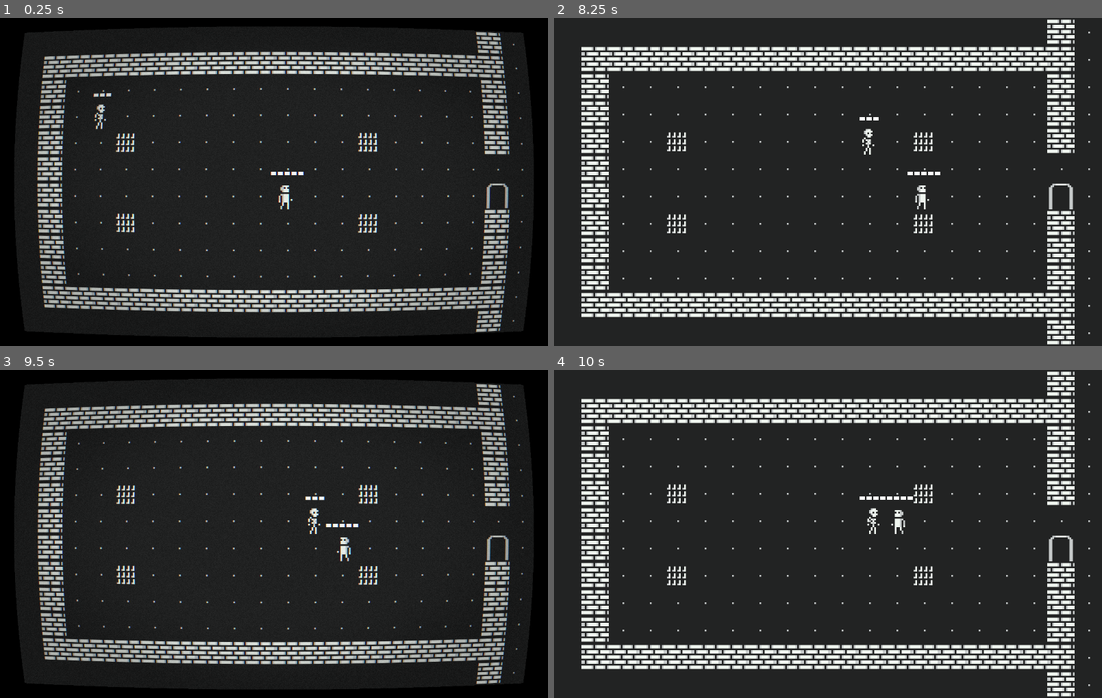
Above: before the commit, frames 1-4 (two rows, left to right).
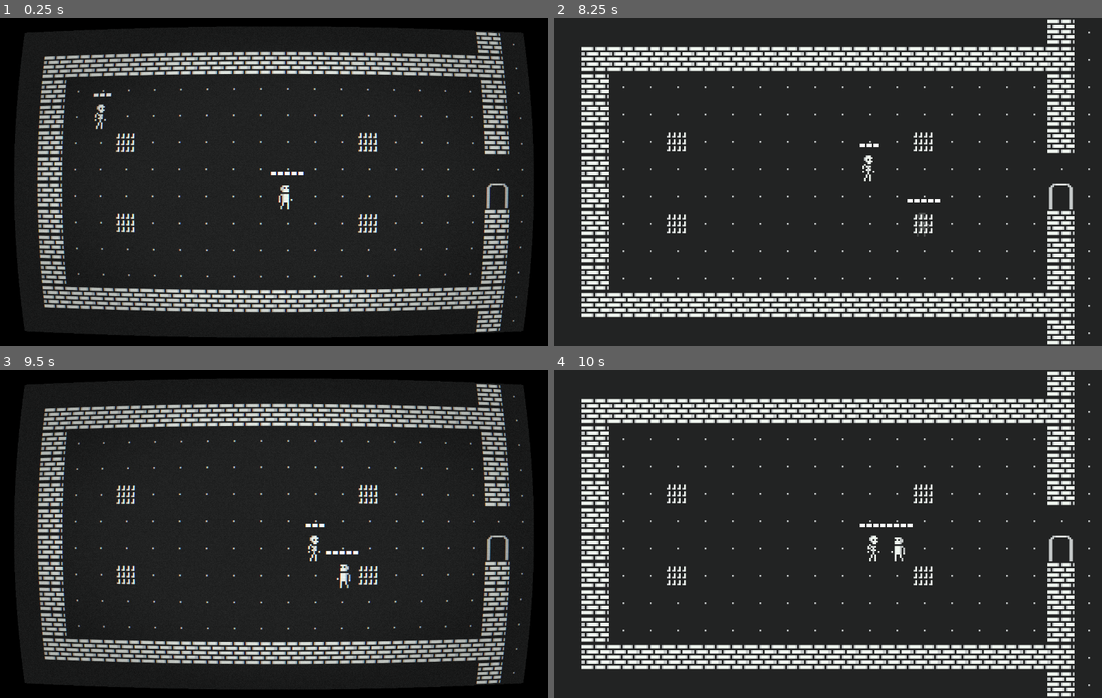
Above: after the commit, the same moments.

Repository: LunchBoxValley/lenders_quest
Game: Godot game, scene res://scenes/main.tscn
Two runs of this game, one before a commit and one after it. Both use one fixed random seed, a clock stepped at 60 frames per second and the inputs below.
Inputs:
- Up to frame 1 (0.25 s): no input
- Up to frame 2 (8.25 s): hold Right (ui_right) 0.53-1.28 s; hold C (toggle_crt) 0.53-1.28 s; tap Enter at 1.25, 2.75, 4.25 s; hold Down (ui_down) 1.28-2.03 s; tap C (toggle_crt) every 1.5 s from 1.35 to 7.35 s; tap Space at 2, 3.5, 5 s; hold Right (ui_right) 2.03-2.78 s; hold C (toggle_crt) 2.03-2.78 s; hold Up (ui_up) 2.78-3.53 s; hold C (toggle_crt) 3.53-4.28 s; hold Left (ui_left) 3.53-5.03 s; hold Down (ui_down) 5.03-5.78 s; hold C (toggle_crt) 5.03-5.78 s; hold Right (ui_right) 5.78-6.53 s; hold Up (ui_up) 6.53-7.28 s; hold C (toggle_crt) 6.53-7.28 s; hold Right (ui_right) 7.28-8.03 s; hold Down (ui_down) from 8.03 s (still down); hold C (toggle_crt) from 8.03 s (still down)
- Up to frame 3 (9.5 s): release Down (ui_down) at 8.78 s; release C (toggle_crt) at 8.78 s; hold Left (ui_left) from 8.78 s (still down); tap C (toggle_crt) at 8.85 s
- Up to frame 4 (10 s): release Left (ui_left) at 9.53 s; hold Up (ui_up) from 9.53 s (still down); hold C (toggle_crt) from 9.53 s (still down)

The runs differ from the first frame. In frame 1, less than 0.1% of the frame differs, in the area x 7-93%, y 11-90%; in frame 2, 0.4%; in frame 3, 0.6%, in the area x 11-93%, y 6-86%; in frame 4, 0.5%.

Commit message:
working on shader for crt
crt

Diff:
--- a/scenes/main.gdshader
+++ b/scenes/main.gdshader
@@ -2,24 +2,62 @@
 
 uniform sampler2D SCREEN_TEXTURE : hint_screen_texture, filter_nearest;
 
-uniform float scanline_strength : hint_range(0.0, 1.0) = 0.25;
+// ----------------------------
+// Scanlines
+// ----------------------------
+uniform float scanline_strength : hint_range(0.0, 1.0) = 0.55;
 uniform float scanline_density  : hint_range(100.0, 1200.0) = 450.0;
+uniform float scanline_thickness : hint_range(0.05, 2.0) = 0.85;
+uniform float scanline_offset    : hint_range(0.0, 1.0) = 0.2;
+
+// Subtle drift (CRT "breathing")
+uniform float scanline_drift_speed  : hint_range(0.0, 0.20) = 0.015;
+uniform float scanline_drift_amount : hint_range(0.0, 0.20) = 0.03;
+
+// Optional vertical grille
+uniform float grille_strength : hint_range(0.0, 1.0) = 0.10;
+uniform float grille_density  : hint_range(100.0, 2400.0) = 900.0;
+
+// ----------------------------
+// Phosphor persistence (fake ghosting)
+// ----------------------------
+uniform float phosphor_strength : hint_range(0.0, 1.0) = 0.09;
+uniform float phosphor_offset_px : hint_range(0.0, 3.0) = 1.95;
+uniform float phosphor_soften : hint_range(0.0, 1.0) = 0.55;
+uniform vec2 phosphor_dir = vec2(-1.0, 0.8);
+
+// ----------------------------
+// Extra retro juice (no color change)
+// ----------------------------
+// Edge-only extra soften (blurrier corners/edges like real CRT glass)
+uniform float edge_soften_strength : hint_range(0.0, 1.0) = 0.18;
+uniform float edge_soften_radius_px : hint_range(0.0, 2.0) = 1.0;
+uniform float edge_soften_start : hint_range(0.0, 1.0) = 0.25; // where edge blur begins
+uniform float edge_soften_end   : hint_range(0.0, 2.0) = 1.10; // where edge blur maxes out
+
+// Tiny brightness flicker (not strobe)
+uniform float flicker_strength : hint_range(0.0, 0.10) = 0.015;
+uniform float flicker_speed    : hint_range(0.0, 5.0) = 1.70;
+
+// Very faint interlace hint
+uniform float interlace_strength : hint_range(0.0, 0.10) = 0.02;
+
+// Lock scanline/grille/noise to pixel grid to avoid “crawling”
+uniform bool lock_patterns_to_pixels = true;
 
 uniform float vignette_strength : hint_range(0.0, 1.0) = 0.25;
-
 uniform float noise_strength    : hint_range(0.0, 1.0) = 0.05;
-
 uniform float chroma_strength   : hint_range(0.0, 3.0) = 0.6;
 
 // Gentle curvature
 uniform float curvature_strength : hint_range(0.0, 0.55) = 0.06;
 
-// Bloom-like softening
+// Bloom-like softening (overall)
 uniform float soften_strength : hint_range(0.0, 1.0) = 0.20;
 uniform float soften_radius_px : hint_range(0.0, 2.0) = 1.0;
 
 // Rare glitch
-uniform float glitch_probability_per_second : hint_range(0.0, 0.1) = 0.022; // ~1 per 45s avg
+uniform float glitch_probability_per_second : hint_range(0.0, 0.1) = 0.022;
 uniform float glitch_duration : hint_range(0.05, 0.5) = 0.18;
 uniform float glitch_strength : hint_range(0.0, 1.0) = 0.55;
 
@@ -56,23 +94,50 @@
 }
 
 float inside01(vec2 uv) {
-	// 1.0 if inside [0,1], else 0.0
 	float ix = step(0.0, uv.x) * step(uv.x, 1.0);
 	float iy = step(0.0, uv.y) * step(uv.y, 1.0);
 	return ix * iy;
 }
 
+float scanline_mask(vec2 uv, float density, float thickness) {
+	float drift = sin(TIME * 6.28318 * scanline_drift_speed) * scanline_drift_amount;
+
+	float y = uv.y * density + scanline_offset + drift;
+	float f = fract(y);
+
+	float band = smoothstep(0.0, 0.12 / max(0.001, thickness), f);
+	float inv_band = 1.0 - band;
+
+	return 1.0 - 0.18 * inv_band;
+}
+
+float grille_mask(vec2 uv, float density) {
+	float x = uv.x * density;
+	float f = fract(x);
+	float stripe = 1.0 - smoothstep(0.0, 0.08, f) * (1.0 - smoothstep(0.30, 0.38, f));
+	return mix(1.0, 0.96, stripe);
+}
+
+float luma(vec3 c) {
+	return dot(c, vec3(0.299, 0.587, 0.114));
+}
+
 void fragment() {
 	vec2 uv = SCREEN_UV;
 
 	// Curvature
 	uv = barrel_distort(uv, curvature_strength);
 
-	// Mask for out-of-bounds after curvature
 	float inside = inside01(uv);
-
-	// Clamp for safe sampling (outside gets masked to black)
 	vec2 uvc = clamp(uv, vec2(0.0), vec2(1.0));
+
+	// Pixel size + pattern-locked UV (prevents scanline/grille crawl)
+	vec2 tex_sz = vec2(textureSize(SCREEN_TEXTURE, 0));
+	vec2 px = 1.0 / tex_sz;
+	vec2 uv_pat = uvc;
+	if (lock_patterns_to_pixels) {
+		uv_pat = (floor(uvc * tex_sz) + vec2(0.5)) * px;
+	}
 
 	// Rare glitch trigger
 	float sec = floor(TIME);
@@ -84,8 +149,8 @@
 	float pulse_out = 1.0 - smoothstep(glitch_duration, glitch_duration + 0.04, t);
 	float glitch = glitch_on * pulse_in * pulse_out * glitch_strength;
 
-	// Glitch: horizontal band jitter + slight chroma boost
 	vec2 uv_gl = uvc;
+
 	if (glitch > 0.001) {
 		float band = floor(uv_gl.y * 24.0);
 		float band_r = hash12(vec2(band, sec));
@@ -102,28 +167,75 @@
 	float chroma = chroma_strength + (glitch * 1.2);
 	vec3 col = sample_rgb(uv_gl, chroma);
 
-	// Bloom-like softening
+	// Overall soften
 	if (soften_strength > 0.001 && soften_radius_px > 0.0) {
 		vec3 blur = soften(uv_gl, soften_radius_px);
 		col = mix(col, blur, soften_strength);
 	}
 
-	// Scanlines
-	float s = sin(uv_gl.y * scanline_density * 3.14159);
-	float scan = mix(1.0, 0.85 + 0.15 * s, scanline_strength);
-	col *= scan;
+	// Edge-only extra soften (CRT glass)
+	if (edge_soften_strength > 0.001 && edge_soften_radius_px > 0.0) {
+		vec2 pp = uv_gl * 2.0 - 1.0;
+		float edge = smoothstep(edge_soften_start, edge_soften_end, dot(pp, pp));
+		vec3 eblur = soften(uv_gl, edge_soften_radius_px);
+		col = mix(col, eblur, edge_soften_strength * edge);
+	}
+
+	// Phosphor persistence (fake ghosting)
+	if (phosphor_strength > 0.001 && phosphor_offset_px > 0.0) {
+		vec2 dir = phosphor_dir;
+		float dl = max(0.0001, length(dir));
+		dir /= dl;
+
+		vec2 off_uv = dir * (phosphor_offset_px * px);
+
+		vec3 g0 = sample_rgb(clamp(uv_gl + off_uv, vec2(0.0), vec2(1.0)), chroma * 0.5);
+		vec3 g1 = sample_rgb(clamp(uv_gl + off_uv + vec2(px.x, 0.0), vec2(0.0), vec2(1.0)), 0.0);
+		vec3 g2 = sample_rgb(clamp(uv_gl + off_uv - vec2(px.x, 0.0), vec2(0.0), vec2(1.0)), 0.0);
+
+		vec3 ghost = mix(g0, (g0 + g1 + g2) / 3.0, phosphor_soften);
+
+		float w = luma(col);
+		col = mix(col, max(col, ghost), phosphor_strength * w);
+	}
+
+	// Scanlines (pattern-locked UV)
+	float sl = scanline_mask(uv_pat, scanline_density, scanline_thickness);
+	col *= mix(1.0, sl, scanline_strength);
+
+	// Grille (pattern-locked UV)
+	if (grille_strength > 0.001) {
+		float gm = grille_mask(uv_pat, grille_density);
+		col *= mix(1.0, gm, grille_strength);
+	}
+
+	// Interlace hint (tiny)
+	if (interlace_strength > 0.001) {
+		float frame = floor(TIME * 60.0);
+		float parity = mod(frame, 2.0);
+		float row = mod(floor(uv_pat.y * tex_sz.y), 2.0);
+		float match = 1.0 - abs(row - parity); // 1 when same parity, 0 otherwise
+		float inter = 1.0 - interlace_strength * (1.0 - match);
+		col *= inter;
+	}
+
+	// Tiny brightness flicker (no color shift)
+	if (flicker_strength > 0.001) {
+		float flick = 1.0 + flicker_strength * sin(TIME * flicker_speed);
+		col *= flick;
+	}
 
 	// Vignette
 	vec2 p = uv_gl * 2.0 - 1.0;
 	float v = 1.0 - vignette_strength * smoothstep(0.2, 1.1, dot(p, p));
 	col *= v;
 
-	// Noise (stronger during glitch)
-	float n = hash12(uv_gl * (TIME * 60.0));
+	// Noise (pattern-locked UV; stronger during glitch)
+	float n = hash12(uv_pat * (TIME * 60.0));
 	float ns = noise_strength + glitch * 0.08;
 	col += (n - 0.5) * ns;
 
-	// Apply curvature mask: outside becomes black
+	// Apply curvature mask
 	col *= inside;
 
 	COLOR = vec4(col, 1.0);
--- a/scenes/main.tscn
+++ b/scenes/main.tscn
@@ -14,7 +14,8 @@
 0:0/0/custom_data_0 = true
 2:0/0 = 0
 3:0/0 = 0
-3:0/0/custom_data_0 = true
+3:0/0/custom_data_2 = true
+3:0/0/custom_data_3 = 1
 1:0/0 = 0
 1:1/0 = 0
 1:1/0/custom_data_1 = true
@@ -27,12 +28,34 @@
 custom_data_layer_0/type = 1
 custom_data_layer_1/name = "door"
 custom_data_layer_1/type = 1
+custom_data_layer_2/name = "hazard"
+custom_data_layer_2/type = 1
+custom_data_layer_3/name = "hazard_damage"
+custom_data_layer_3/type = 2
 sources/0 = SubResource("TileSetAtlasSource_0wfyh")
 
 [sub_resource type="ShaderMaterial" id="ShaderMaterial_85g3d"]
 shader = ExtResource("7_tipki")
 shader_parameter/scanline_strength = 0.25
 shader_parameter/scanline_density = 450.0
+shader_parameter/scanline_thickness = 0.85
+shader_parameter/scanline_offset = 0.2
+shader_parameter/scanline_drift_speed = 0.015
+shader_parameter/scanline_drift_amount = 0.03
+shader_parameter/grille_strength = 0.1
+shader_parameter/grille_density = 900.0
+shader_parameter/phosphor_strength = 0.09
+shader_parameter/phosphor_offset_px = 1.95
+shader_parameter/phosphor_soften = 0.55
+shader_parameter/phosphor_dir = Vector2(-1, 0.8)
+shader_parameter/edge_soften_strength = 0.18
+shader_parameter/edge_soften_radius_px = 1.0
+shader_parameter/edge_soften_start = 0.25
+shader_parameter/edge_soften_end = 1.1
+shader_parameter/flicker_strength = 0.015
+shader_parameter/flicker_speed = 1.7
+shader_parameter/interlace_strength = 0.02
+shader_parameter/lock_patterns_to_pixels = true
 shader_parameter/vignette_strength = 0.25
 shader_parameter/noise_strength = 0.06
 shader_parameter/chroma_strength = 0.6
@@ -44,6 +67,7 @@
 shader_parameter/glitch_strength = 0.55
 
 [node name="Main" type="Node2D" unique_id=1252642730]
+y_sort_enabled = true
 
 [node name="ColorRect" type="ColorRect" parent="." unique_id=1274117198]
 offset_left = -634.0
@@ -53,6 +77,7 @@
 color = Color(0.13333334, 0.13725491, 0.13725491, 1)
 
 [node name="TileMapLayer" type="TileMapLayer" parent="." unique_id=812214259]
+y_sort_enabled = true
 tile_map_data = PackedByteArray("AAABAAEAAAAAAAAAAAACAAEAAAAAAAAAAAADAAEAAAAAAAAAAAAEAAEAAAAAAAAAAAAFAAEAAAAAAAAAAAAGAA …(18768 unchanged characters)…
 tile_set = SubResource("TileSet_sugp2")
 
@@ -67,7 +92,7 @@
 position = Vector2(161, 96)
 map_path = NodePath("../TileMapLayer")
 enemy_path = NodePath("../Enemy")
-camera_path = NodePath("Camera2D")
+camera_path = NodePath(".")
 step_dust_scene = ExtResource("3_tbgi4")
 
 [node name="Camera2D" type="Camera2D" parent="Player" unique_id=321565675]
--- a/scenes/player.gd
+++ b/scenes/player.gd
@@ -40,10 +40,16 @@
 @export var room_width_px: int = 320
 @export var room_height_px: int = 192
 
-# NEW: prototype switch
-# If false: empty tile cells (no TileData) are walkable (lets you scroll into unpainted rooms).
-# If true: empty cells are blocked (safer for finished levels).
 @export var empty_cells_are_blocked: bool = false
+
+# ------------------------------------------------
+# NEW: Hazard tiles (spikes, lava, etc.)
+# ------------------------------------------------
+@export var hazard_custom_key: StringName = &"hazard"
+@export var hazard_damage_key: StringName = &"hazard_damage"
+@export var hazard_default_damage: int = 1
+@export var hazard_hitstop_frames: int = 1
+@export var hazard_shake_strength: float = 1.5
 
 var map: TileMapLayer
 var enemy: Node
@@ -129,6 +135,7 @@
 		_busy = false
 		return
 
+	# --- Move ---
 	grid_pos = next
 	var target_global: Vector2 = map.to_global(map.map_to_local(grid_pos))
 
@@ -138,8 +145,35 @@
 
 	_spawn_step_dust(dir)
 
+	# --- NEW: Hazard check on landing ---
+	await _apply_hazard_if_needed(grid_pos)
+
 	_busy = false
 	turn_taken.emit(grid_pos)
+
+
+func _apply_hazard_if_needed(tile: Vector2i) -> void:
+	var td: TileData = map.get_cell_tile_data(tile)
+	if td == null:
+		return
+
+	var is_hazard: bool = bool(td.get_custom_data(hazard_custom_key))
+	if not is_hazard:
+		return
+
+	var dmg: int = hazard_default_damage
+	var raw = td.get_custom_data(hazard_damage_key)
+	if typeof(raw) == TYPE_INT:
+		dmg = int(raw)
+
+	# Apply damage + small feedback
+	take_damage(dmg)
+
+	# Optional extra juice for hazards (small)
+	_do_shake(hazard_shake_strength)
+	var frames: int = maxi(1, hazard_hitstop_frames)
+	for _i in range(frames):
+		await get_tree().process_frame
 
 
 func _crosses_room_boundary(from_tile: Vector2i, to_tile: Vector2i) -> bool:
